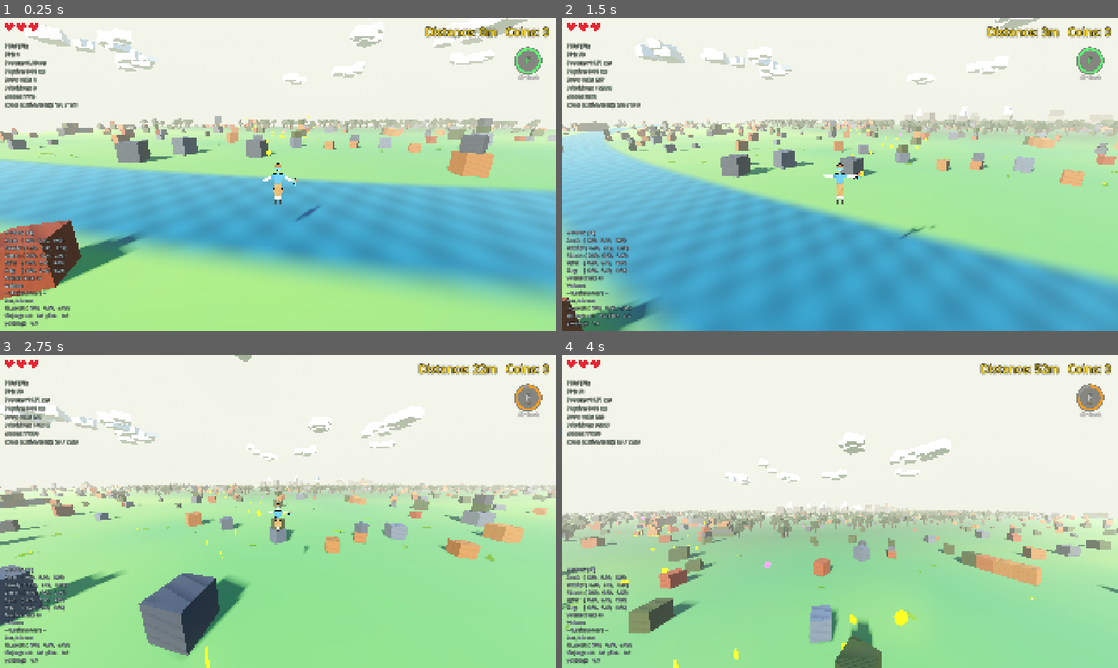
Above: before the commit, frames 1-4 (two rows, left to right).
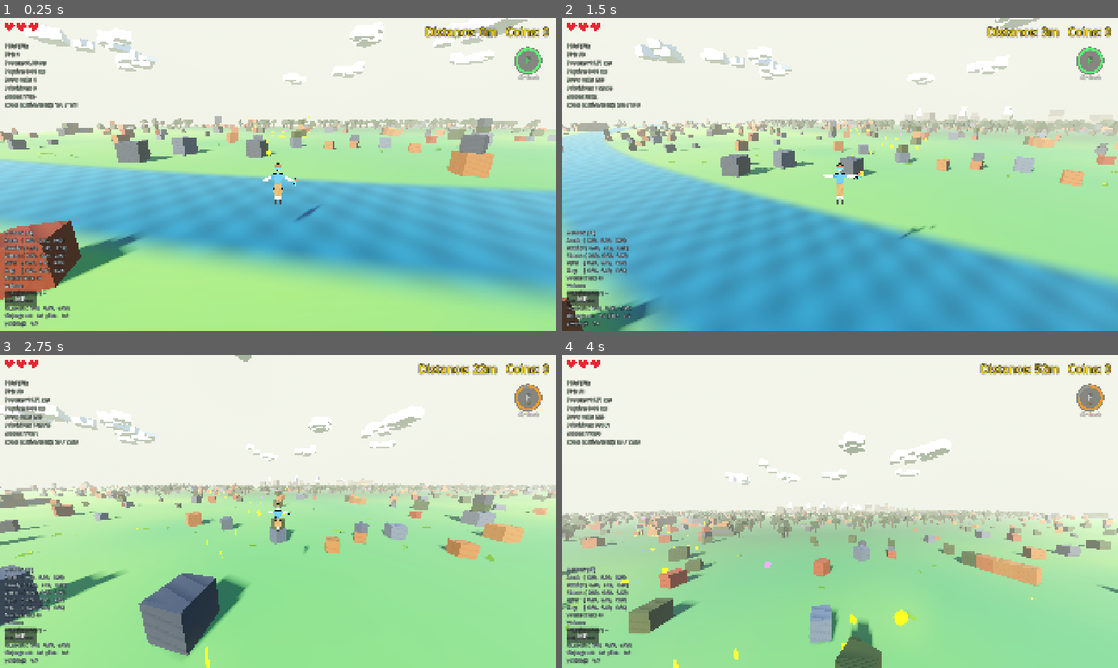
Above: after the commit, the same moments.

Repository: korjavin/godot-test1
Game: Godot game, scene res://scenes/main.tscn
Two runs of this game, one before a commit and one after it. Both use one fixed random seed, a clock stepped at 60 frames per second and the inputs below.
Inputs (mouse positions are in pixels of both pictures, inside the frame that each line leads up to):
- Up to frame 1 (0.25 s): no input
- Up to frame 2 (1.5 s): tap Enter (ui_accept) at 0.5 s; move the mouse to (867, 174) at 0.52 s; hold Ctrl (duck) 0.53-1.28 s; hold W (move_forward) from 0.53 s (still down); tap Space (jump) at 0.77, 1.07 s; move the mouse to (812, 174) at 1.27 s; tap Shift (run) at 1.35 s
- Up to frame 3 (2.75 s): keep holding W (move_forward); tap Space (jump) at 1.52, 1.82 s; move the mouse to (289, 505) at 2.02 s; tap F (special_ability) at 2.1 s
- Up to frame 4 (4 s): keep holding W (move_forward); move the mouse to (834, 517) at 2.77 s; tap R (switch_character) at 2.85 s; tap Space (jump) at 3.02, 3.32, 3.77 s; move the mouse to (878, 514) at 3.52 s; tap C (toggle_camera) at 3.6 s

The runs differ from the first frame. In frame 1, 0.3% of the frame differs, in the area x 0-7%, y 24-93%; in frame 2, 0.3%; in frame 3, 0.3%, in the area x 0-10%, y 19-93%; in frame 4, 0.3%.

Commit message:
feat: wire Multiplayer manager + MP UI into main.tscn

Diff:
--- a/scenes/main.tscn
+++ b/scenes/main.tscn
@@ -18,6 +18,8 @@
 [ext_resource type="Script" path="res://scripts/capture_hint.gd" id="16_capture"]
 [ext_resource type="Script" path="res://scripts/weather_manager.gd" id="17_weather"]
 [ext_resource type="Script" path="res://scripts/fauna_manager.gd" id="18_fauna"]
+[ext_resource type="Script" path="res://scripts/mp_manager.gd" id="19_mp"]
+[ext_resource type="Script" path="res://scripts/mp_ui.gd" id="20_mpui"]
 
 [sub_resource type="ProceduralSkyMaterial" id="ProceduralSkyMaterial_1"]
 sky_top_color = Color(0.25, 0.45, 0.75, 1)
@@ -66,6 +68,9 @@
 [node name="FaunaManager" type="Node" parent="."]
 script = ExtResource("18_fauna")
 
+[node name="Multiplayer" type="Node" parent="." groups=["mp"]]
+script = ExtResource("19_mp")
+
 [node name="DirectionalLight3D" type="DirectionalLight3D" parent="."]
 transform = Transform3D(-0.573576, 0.469846, -0.67101, 0, 0.819152, 0.573576, 0.819152, 0.32899, -0.469846, 0, 10, 0)
 light_color = Color(1, 0.94, 0.82, 1)
@@ -228,3 +233,12 @@
 grow_horizontal = 2
 grow_vertical = 2
 script = ExtResource("9_gameover")
+
+[node name="MultiplayerUI" type="Control" parent="HUD"]
+anchors_preset = 15
+anchor_right = 1.0
+anchor_bottom = 1.0
+grow_horizontal = 2
+grow_vertical = 2
+mouse_filter = 2
+script = ExtResource("20_mpui")
Not shown: 1 places in scenes/main.tscn that only renumber resources
Not shown, changed: docs/plans/20260824-mp-phase3-webrtc-mesh-presence.md
